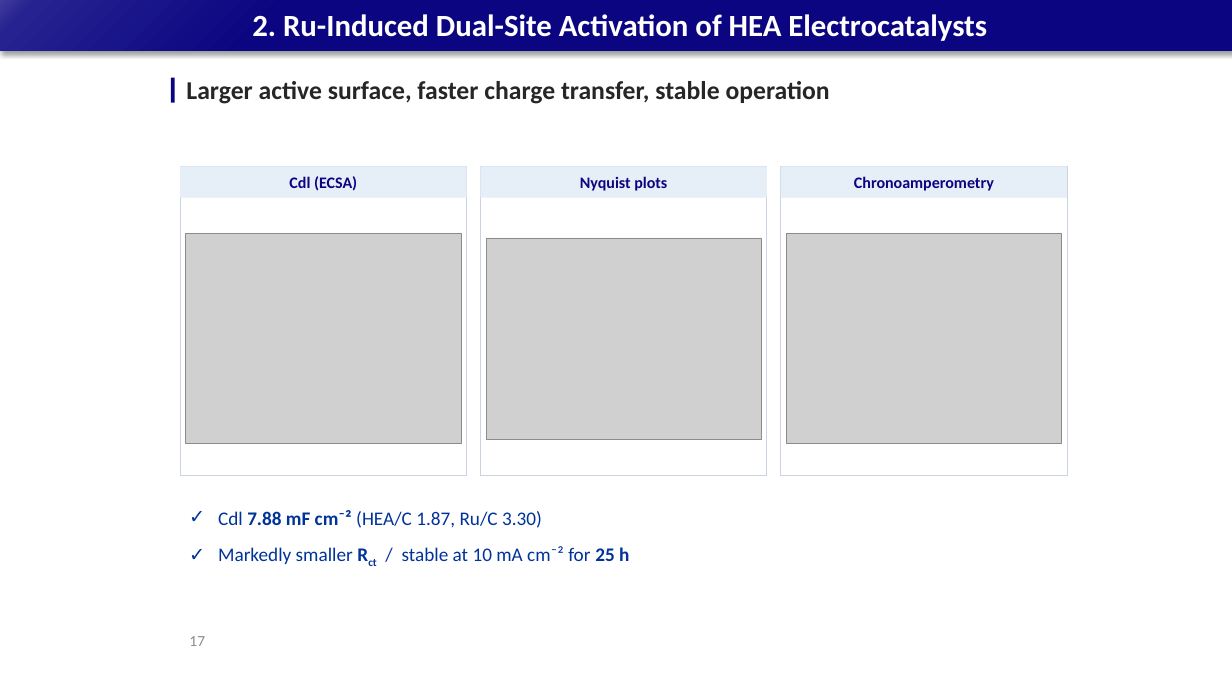
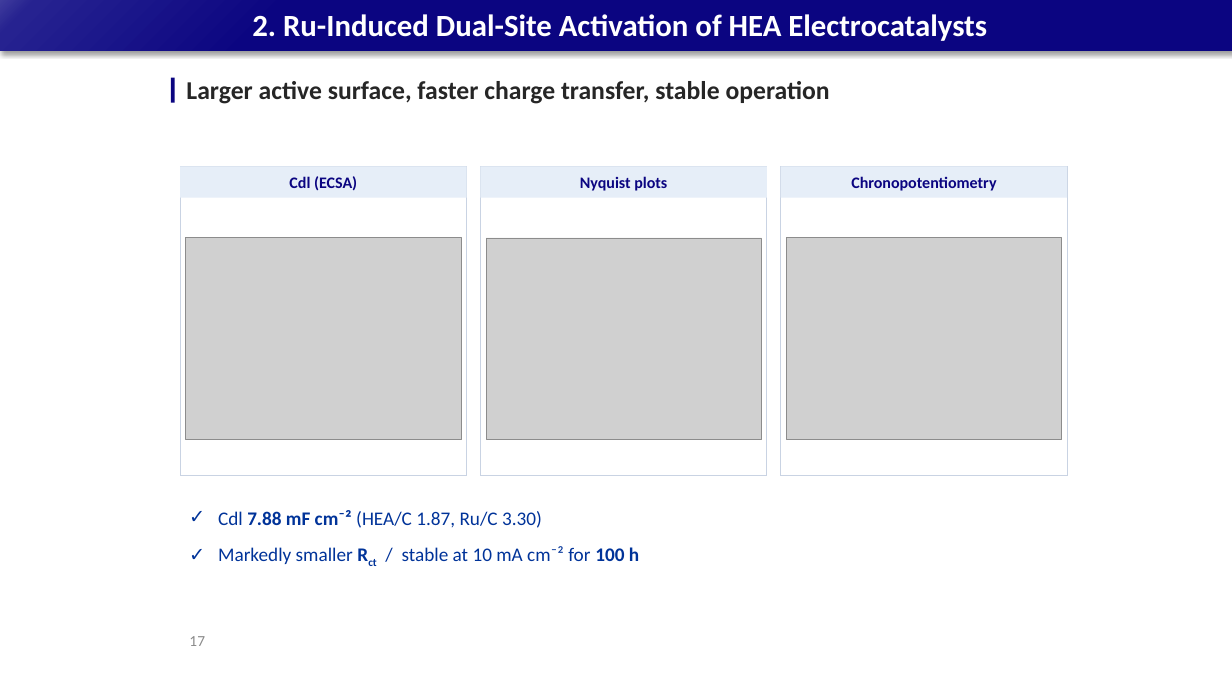
Before and after one commit to limsj0204/letter, a slide deck: slide 17 of 학위논문_디펜스_발표자료.pptx. Drawn at 1232x693 pixels with LibreOffice and Linux fonts; fonts in the diff are those of the drawing; grey boxes stand for pictures. Boxes give left, top, right and bottom in pixels: in the first picture for what was removed or moved away, otherwise in the second. Text is boxed around its words. In the diff, an @@ line names an element or a change of style, - is before the commit and + after.

```diff
--- a/학위논문_디펜스_발표자료.pptx
+++ b/학위논문_디펜스_발표자료.pptx
@@ text in rectangle at (851, 176, 996, 191): text changed @@
-Chronoamperometry
+Chronopotentiometry
@@ picture: place and size @@
-picture at (186, 234, 461, 444)
+picture at (186, 238, 461, 439)
@@ picture: place and size @@
-picture at (787, 234, 1062, 444)
+picture at (787, 238, 1062, 439)
@@ text at (218, 546, 639, 564): text changed @@
-✓ Markedly smaller Rct / stable at 10 mA cm⁻² for 25 h
+✓ Markedly smaller Rct / stable at 10 mA cm⁻² for 100 h
```
Also in this commit, not shown: 2 other slides changed, 1 other file.
